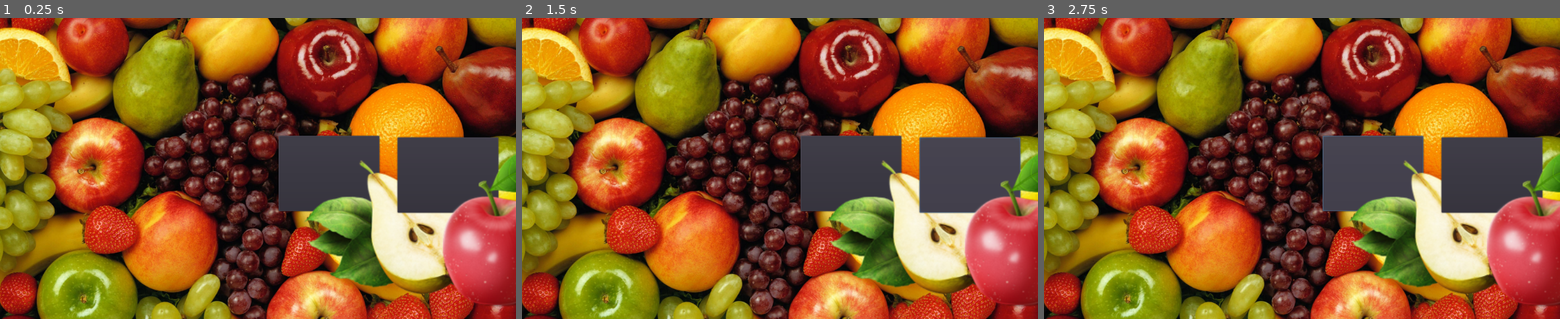
Above: before the commit, frames 1-3 (left to right).
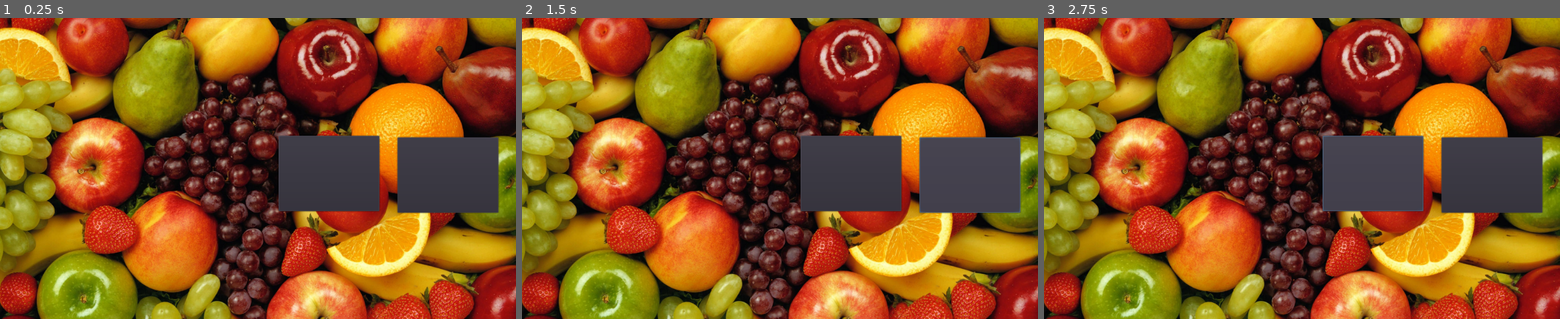
Above: after the commit, the same moments.

Repository: ClaudioKamoda/Qual-a-Fruta
Game: Godot game, scene res://cenas/principalFaceis.tscn
Two runs of this game, one before a commit and one after it. Both use one fixed random seed, a clock stepped at 60 frames per second and the inputs below. The project has no main scene, so this scene is started directly. The engine's default icon, where the game draws it, is replaced by a stand-in: a white triangle on a blue panel in a dark square.
Inputs (mouse positions are in pixels of both pictures, inside the frame that each line leads up to):
- Up to frame 1 (0.25 s): no input
- Up to frame 2 (1.5 s): click (852, 174) at 0.5 s; click (970, 174) at 1.25 s
- Up to frame 3 (2.75 s): click (1374, 174) at 2 s

The runs differ from the first frame. In frame 1, 12% of the frame differs, in the area x 59-100%, y 45-96%; in frame 2, 12%; in frame 3, 12%.

Commit message:
Atualizada várias coisas

Diff:
--- a/cenas/PerguntasDificeis.tscn
+++ b/cenas/PerguntasDificeis.tscn
@@ -6,15 +6,55 @@
 
 [node name="PerguntaDificil" type="Node" parent="."]
 script = ExtResource( 1 )
+gif = "Maracujá"
+fruta1 = "Maça"
+fruta2 = "Laranja"
+fruta3 = "Maracujá"
+fruta4 = "Melão"
+fruta5 = "Limão"
+fruta6 = "Goiaba"
+resposta = "Maracujá"
 
 [node name="PerguntaDificil2" type="Node" parent="."]
 script = ExtResource( 1 )
+gif = "Manga"
+fruta1 = "Morango"
+fruta2 = "Banana"
+fruta3 = "Tomate"
+fruta4 = "Manga"
+fruta5 = "Côco"
+fruta6 = "Melancia"
+resposta = "Manga"
 
 [node name="PerguntaDificil3" type="Node" parent="."]
 script = ExtResource( 1 )
+gif = "Melão"
+fruta1 = "Melancia"
+fruta2 = "Laranja"
+fruta3 = "Maça"
+fruta4 = "Melão"
+fruta5 = "Limão"
+fruta6 = "Côco"
+resposta = "Melão"
 
 [node name="PerguntaDificil4" type="Node" parent="."]
 script = ExtResource( 1 )
+gif = "Caju"
+fruta1 = "Caju"
+fruta2 = "Maracujá"
+fruta3 = "Pêssego"
+fruta4 = "Banana"
+fruta5 = "Abacaxi"
+fruta6 = "Cereja"
+resposta = "Caju"
 
 [node name="PerguntaDificil5" type="Node" parent="."]
 script = ExtResource( 1 )
+gif = "Goiaba"
+fruta1 = "Caju"
+fruta2 = "Pêssego"
+fruta3 = "Maça"
+fruta4 = "Kiwi"
+fruta5 = "Cereja"
+fruta6 = "Goiaba"
+resposta = "Goiaba"
--- a/cenas/PerguntasFaceis.tscn
+++ b/cenas/PerguntasFaceis.tscn
@@ -1,7 +1,6 @@
 [gd_scene load_steps=2 format=2]
 
 [ext_resource path="res://scripts/PerguntaFacil.gd" type="Script" id=1]
-
 
 [node name="PerguntasFaceis" type="Node"]
 
@@ -21,21 +20,21 @@
 
 [node name="Pergunta3" type="Node" parent="."]
 script = ExtResource( 1 )
-gif = "Abacaxi"
-fruta1 = "Abacaxi"
-fruta2 = "Caju"
-resposta = "Abacaxi"
+gif = "Melancia"
+fruta1 = "Melancia"
+fruta2 = "Melão"
+resposta = "Melancia"
 
 [node name="Pergunta4" type="Node" parent="."]
 script = ExtResource( 1 )
-gif = "Limão"
-fruta1 = "Limão"
+gif = "Côco"
+fruta1 = "Côco"
 fruta2 = "Maça"
-resposta = "Limão"
+resposta = "Côco"
 
 [node name="Pergunta5" type="Node" parent="."]
 script = ExtResource( 1 )
-gif = "Maça"
+gif = "Uva"
 fruta1 = "Pêra"
-fruta2 = "Maça"
-resposta = "Maça"
+fruta2 = "Uva"
+resposta = "Uva"
--- a/cenas/PerguntasMedias.tscn
+++ b/cenas/PerguntasMedias.tscn
@@ -6,15 +6,45 @@
 
 [node name="PerguntaMedia" type="Node" parent="."]
 script = ExtResource( 1 )
+gif = "Abacaxi"
+fruta1 = "Caju"
+fruta2 = "Jaca"
+fruta3 = "Abacaxi"
+fruta4 = "Pêra"
+resposta = "Abacaxi"
 
 [node name="PerguntaMedia2" type="Node" parent="."]
 script = ExtResource( 1 )
+gif = "Limão"
+fruta1 = "Limão"
+fruta2 = "Laranja"
+fruta3 = "Kiwi"
+fruta4 = "Cereja"
+resposta = "Limão"
 
 [node name="PerguntaMedia3" type="Node" parent="."]
 script = ExtResource( 1 )
+gif = "Abacate"
+fruta1 = "Manga"
+fruta2 = "Laranja"
+fruta3 = "Goiaba"
+fruta4 = "Abacate"
+resposta = "Abacate"
 
 [node name="PerguntaMedia4" type="Node" parent="."]
 script = ExtResource( 1 )
+gif = "Maça"
+fruta1 = "Pêra"
+fruta2 = "Goiaba"
+fruta3 = "Maça"
+fruta4 = "Abacaxi"
+resposta = "Maça"
 
 [node name="PerguntaMedia5" type="Node" parent="."]
 script = ExtResource( 1 )
+gif = "Cereja"
+fruta1 = "Uva"
+fruta2 = "Cereja"
+fruta3 = "Acerola"
+fruta4 = "Jabuticaba"
+resposta = "Cereja"
--- a/cenas/principalDificeis.tscn
+++ b/cenas/principalDificeis.tscn
@@ -21,70 +21,64 @@
 [node name="Botões" type="CanvasLayer" parent="."]
 
 [node name="Fruta1" type="Button" parent="Botões"]
-margin_left = 604.522
-margin_top = 85.6803
-margin_right = 759.522
-margin_bottom = 220.68
+margin_left = 530.0
+margin_top = 30.0
+margin_right = 730.0
+margin_bottom = 180.0
 
 [node name="SpriteFruta1" type="Sprite" parent="Botões/Fruta1"]
-position = Vector2( 83.3004, 70.6069 )
-scale = Vector2( 1.57021, 1.57021 )
 texture = ExtResource( 2 )
+centered = false
 
 [node name="Fruta2" type="Button" parent="Botões"]
-margin_left = 797.0
-margin_top = 87.0
-margin_right = 949.0
-margin_bottom = 225.0
+margin_left = 780.0
+margin_top = 30.0
+margin_right = 980.0
+margin_bottom = 180.0
 
 [node name="SpriteFruta2" type="Sprite" parent="Botões/Fruta2"]
-position = Vector2( 83.3004, 70.6069 )
-scale = Vector2( 1.57021, 1.57021 )
 texture = ExtResource( 2 )
+centered = false
 
 [node name="Fruta3" type="Button" parent="Botões"]
-margin_left = 606.109
-margin_top = 257.041
-margin_right = 761.109
-margin_bottom = 392.041
+margin_left = 530.0
+margin_top = 220.0
+margin_right = 730.0
+margin_bottom = 370.0
 
 [node name="SpriteFruta3" type="Sprite" parent="Botões/Fruta3"]
-position = Vector2( 83.3004, 70.6069 )
-scale = Vector2( 1.57021, 1.57021 )
 texture = ExtResource( 2 )
+centered = false
 
 [node name="Fruta4" type="Button" parent="Botões"]
-margin_left = 796.509
-margin_top = 257.041
-margin_right = 951.509
-margin_bottom = 392.041
+margin_left = 780.0
+margin_top = 220.0
+margin_right = 980.0
+margin_bottom = 370.0
 
 [node name="SpriteFruta4" type="Sprite" parent="Botões/Fruta4"]
-position = Vector2( 83.3004, 70.6069 )
-scale = Vector2( 1.57021, 1.57021 )
 texture = ExtResource( 2 )
+centered = false
 
 [node name="Fruta5" type="Button" parent="Botões"]
-margin_left = 606.109
-margin_top = 418.881
-margin_right = 761.109
-margin_bottom = 553.881
+margin_left = 530.0
+margin_top = 410.0
+margin_right = 730.0
+margin_bottom = 560.0
 
 [node name="SpriteFruta5" type="Sprite" parent="Botões/Fruta5"]
-position = Vector2( 83.3004, 70.6069 )
-scale = Vector2( 1.57021, 1.57021 )
 texture = ExtResource( 2 )
+centered = false
 
 [node name="Fruta6" type="Button" parent="Botões"]
-margin_left = 793.336
-margin_top = 422.055
-margin_right = 948.336
-margin_bottom = 557.055
+margin_left = 780.0
+margin_top = 410.0
+margin_right = 980.0
+margin_bottom = 560.0
 
 [node name="SpriteFruta6" type="Sprite" parent="Botões/Fruta6"]
-position = Vector2( 83.3004, 70.6069 )
-scale = Vector2( 1.57021, 1.57021 )
 texture = ExtResource( 2 )
+centered = false
 
 [node name="Background" parent="." instance=ExtResource( 3 )]
 layer = 0
--- a/cenas/principalFaceis.tscn
+++ b/cenas/principalFaceis.tscn
@@ -26,8 +26,6 @@
 size_flags_stretch_ratio = 0.0
 
 [node name="SpriteFruta1" type="Sprite" parent="Botões/Fruta 1"]
-position = Vector2( 43.5294, 22.6712 )
-scale = Vector2( 1.70144, 1.70144 )
 texture = ExtResource( 2 )
 centered = false
 
@@ -38,8 +36,6 @@
 margin_bottom = 388.253
 
 [node name="SpriteFruta2" type="Sprite" parent="Botões/Fruta 2"]
-position = Vector2( 41.9427, 22.6712 )
-scale = Vector2( 1.70144, 1.70144 )
 texture = ExtResource( 2 )
 centered = false
 
--- a/cenas/principalMedias.tscn
+++ b/cenas/principalMedias.tscn
@@ -19,48 +19,44 @@
 [node name="Botões" type="CanvasLayer" parent="."]
 
 [node name="Fruta1" type="Button" parent="Botões"]
-margin_left = 529.184
-margin_top = 145.921
-margin_right = 713.184
-margin_bottom = 283.921
+margin_left = 530.0
+margin_top = 145.0
+margin_right = 730.0
+margin_bottom = 295.0
 
 [node name="SpriteFruta1" type="Sprite" parent="Botões/Fruta1"]
-position = Vector2( 91.4205, 70.3234 )
-scale = Vector2( 1.71422, 1.71422 )
 texture = ExtResource( 2 )
+centered = false
 
 [node name="Fruta2" type="Button" parent="Botões"]
-margin_left = 761.251
-margin_top = 138.889
-margin_right = 945.251
-margin_bottom = 276.889
+margin_left = 780.0
+margin_top = 145.0
+margin_right = 980.0
+margin_bottom = 295.0
 
 [node name="SpriteFruta2" type="Sprite" parent="Botões/Fruta2"]
-position = Vector2( 91.4205, 70.3234 )
-scale = Vector2( 1.71422, 1.71422 )
 texture = ExtResource( 2 )
+centered = false
 
 [node name="Fruta3" type="Button" parent="Botões"]
-margin_left = 525.667
-margin_top = 335.794
-margin_right = 709.667
-margin_bottom = 473.794
+margin_left = 530.0
+margin_top = 335.0
+margin_right = 730.0
+margin_bottom = 485.0
 
 [node name="SpriteFruta3" type="Sprite" parent="Botões/Fruta3"]
-position = Vector2( 91.4205, 70.3234 )
-scale = Vector2( 1.71422, 1.71422 )
 texture = ExtResource( 2 )
+centered = false
 
 [node name="Fruta4" type="Button" parent="Botões"]
-margin_left = 763.009
-margin_top = 341.069
-margin_right = 947.009
-margin_bottom = 479.069
+margin_left = 780.0
+margin_top = 335.0
+margin_right = 980.0
+margin_bottom = 485.0
 
 [node name="SpriteFruta4" type="Sprite" parent="Botões/Fruta4"]
-position = Vector2( 91.4205, 70.3234 )
-scale = Vector2( 1.71422, 1.71422 )
 texture = ExtResource( 2 )
+centered = false
 
 [node name="Background" parent="." instance=ExtResource( 3 )]
 layer = 0
--- a/scripts/principalFaceis.gd
+++ b/scripts/principalFaceis.gd
@@ -12,10 +12,11 @@
 onready var timer = get_node(timerPath)
 
 var score = 0
-#var acabou = false
+var acabou = false
 var fruta1Text
 var fruta2Text
 var resposta
+var penalty = 0
 
 func _ready():
 	randomize()
@@ -33,7 +34,7 @@
 		fruta2.set_texture(load('res://imagens/'+fruta2Text+'.png'))
 		resposta = perguntaAtual.resposta
 	else:
-		#acabou = true
+		acabou = true
 		print("Acabou")
 
 	if perguntaAtual != null:
@@ -42,20 +43,24 @@
 
 func _on_Fruta_1_button_up():
 	if fruta1Text == resposta:
-		print("Você acertou, "+fruta1Text)
-		score += 1
+		score = score + 100 - penalty
+		penalty = 0
+		print("Você acertou, "+fruta1Text+" "+str(score))
 		timer.start()
 	else:
-		print("Você errou, "+fruta1Text)
+		penalty += 10
+		print("Você errou, "+fruta1Text+" "+str(score))
 
 
 func _on_Fruta_2_button_up():
 	if fruta2Text == resposta:
-		print("Você acertou, "+fruta2Text)
-		score += 1
+		score = score + 100 - penalty
+		penalty = 0
+		print("Você acertou, "+fruta2Text+" "+str(score))
 		timer.start()
 	else:
-		print("Você errou, "+fruta2Text)
+		penalty += 10
+		print("Você errou, "+fruta2Text+" "+str(score))
 
 
 func _on_timer_timeout():
--- a/scripts/principalMedias.gd
+++ b/scripts/principalMedias.gd
@@ -60,6 +60,7 @@
 		print("Você errou, "+fruta1Text)
 
 
+
 func _on_Fruta2_button_up():
 	if fruta2Text == resposta:
 		print("Você acertou, "+fruta2Text)
Binary file removed: imagens/abacaxi.png
Not shown, removed: imagens/abacaxi.png.import
Binary file removed: imagens/banana.png
Not shown, removed: imagens/banana.png.import
Binary file removed: imagens/caju.png
Not shown, removed: imagens/caju.png.import
Binary file removed: imagens/laranja.png
Not shown, removed: imagens/laranja.png.import
Binary file removed: imagens/limão.png
Not shown, removed: imagens/limão.png.import
Binary file removed: imagens/maça.png
Not shown, removed: imagens/maça.png.import
(and 4 more such lines)
